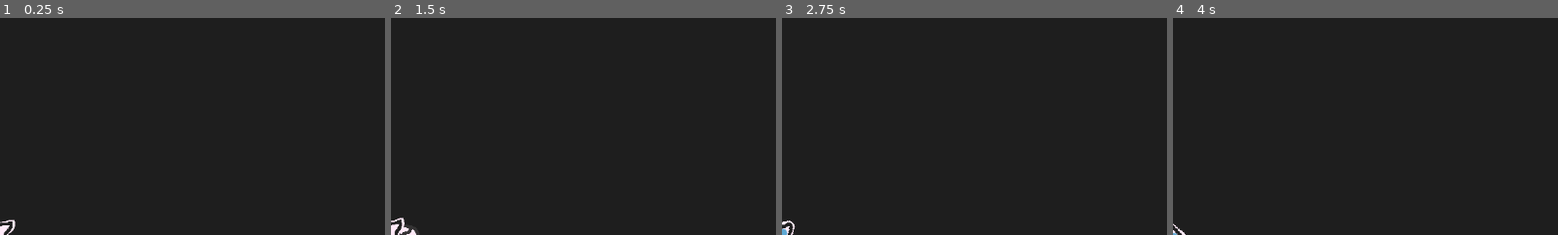
Above: before the commit, frames 1-4 (left to right).
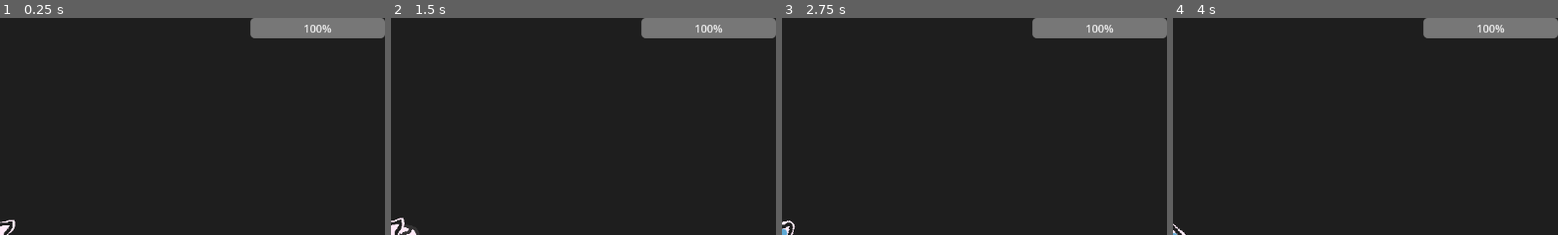
Above: after the commit, the same moments.

Repository: nusima-59487/stellar
Game: Godot game, scene res://game.tscn
Two runs of this game, one before a commit and one after it. Both use one fixed random seed, a clock stepped at 60 frames per second and the inputs below.
Inputs (mouse positions are % of the whole screen's width and height, from its top left):
- Up to frame 1 (0.25 s): no input
- Up to frame 2 (1.5 s): move the mouse to (72, 45) at 0.52 s; hold D (player_right) 0.53-1.28 s; move the mouse to (30, 55) at 1.27 s; hold S (player_down) from 1.28 s (still down)
- Up to frame 3 (2.75 s): move the mouse to (60, 28) at 2.02 s; release S (player_down) at 2.03 s; hold D (player_right) from 2.03 s (still down)
- Up to frame 4 (4 s): move the mouse to (45, 70) at 2.77 s; release D (player_right) at 2.78 s; hold W (player_up) 2.78-3.53 s; tap Enter at 3.5 s; move the mouse to (80, 65) at 3.52 s; hold A (player_left) from 3.53 s (still down)
The pictures show only the part of the screen within x 50-100%, y 0-50%; the shares and areas given below are measured in that part.

The runs differ from the first frame. In frame 1, 3.3% of the frame differs, in the area x 64-100%, y 0-10%; in frame 2, 3.3%; in frame 3, 3.3%; in frame 4, 3.3%.

Commit message:
health bar

Diff:
--- a/UI.tscn
+++ /dev/null
@@ -1,3 +0,0 @@
-[gd_scene format=3 uid="uid://b17bfid6j1gvj"]
-
-[node name="Node2D" type="Node2D" unique_id=1647655926]
--- a/game.tscn
+++ b/game.tscn
@@ -24,3 +24,16 @@
 
 [node name="CharacterBody2D2" parent="." unique_id=1570872910 instance=ExtResource("3_feb5d")]
 position = Vector2(-170, -152)
+
+[node name="CanvasLayer" type="CanvasLayer" parent="." unique_id=1345353159]
+
+[node name="ProgressBar" type="ProgressBar" parent="CanvasLayer" unique_id=1490648743]
+custom_minimum_size = Vector2(200, 30)
+anchors_preset = 1
+anchor_left = 1.0
+anchor_right = 1.0
+offset_left = -4.0
+offset_bottom = 27.0
+grow_horizontal = 0
+max_value = 10.0
+value = 10.0
